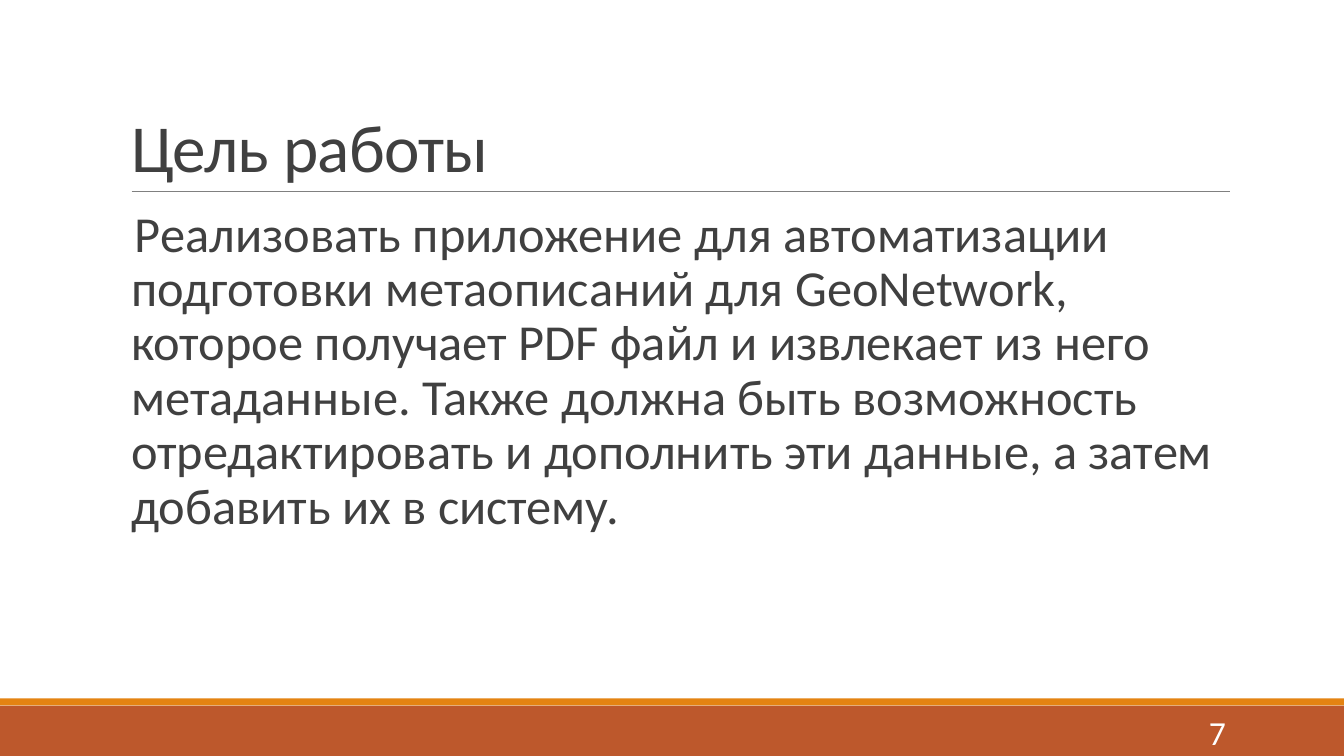
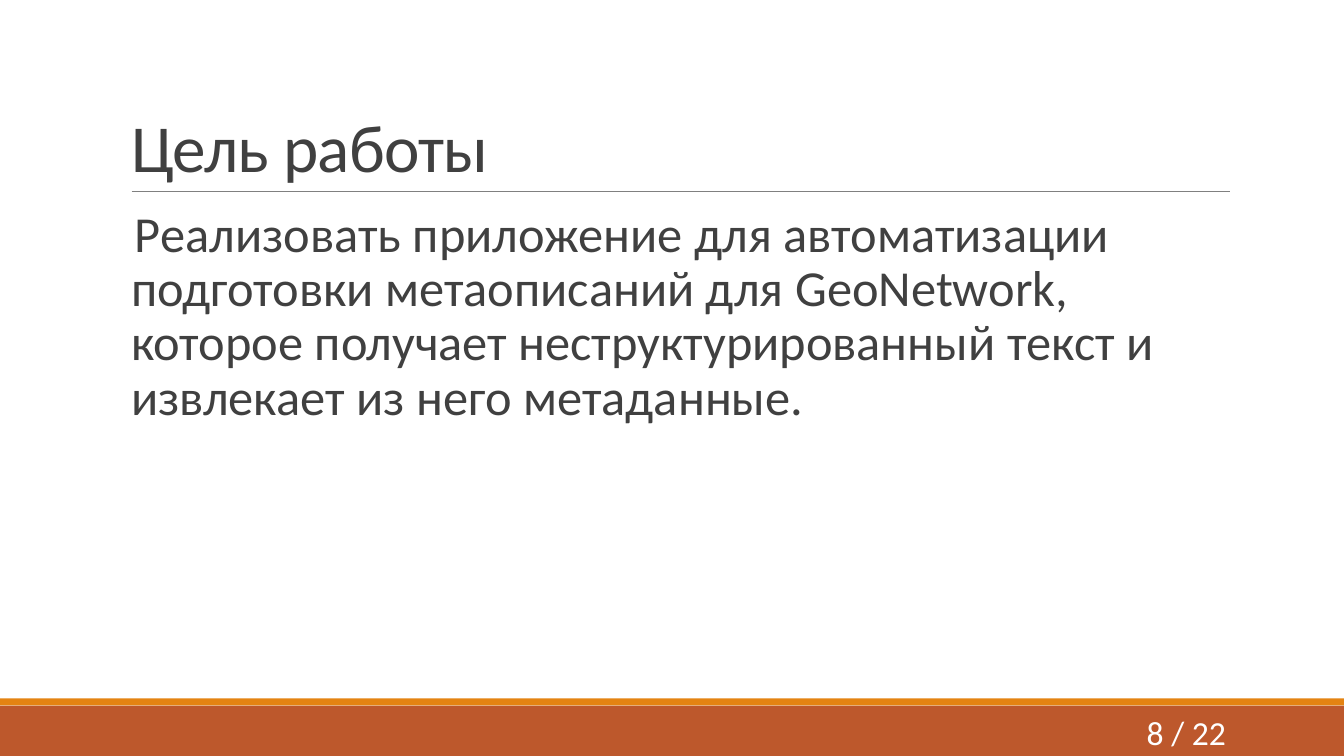
Before and after one commit to J-CITY/METADATA-EXTRACTOR, a slide deck: slide 8 of report.pptx (slide 7 before the commit). Drawn at 1344x756 pixels with LibreOffice and Linux fonts; fonts in the diff are those of the drawing. Boxes give left, top, right and bottom in pixels: in the first picture for what was removed or moved away, otherwise in the second. Text is boxed around its words. In the diff, an @@ line names an element or a change of style, - is before the commit and + after.

```diff
--- a/report.pptx
+++ b/report.pptx
@@ text at [131,219,1154,424]: text changed @@
-  Реализовать приложение для автоматизации подготовки метаописаний для GeoNetwork, которое получает PDF файл и извлекает из него метаданные. Также должна быть возможность отредактировать и дополнить эти данные, а затем добавить их в систему.
+  Реализовать приложение для автоматизации подготовки метаописаний для GeoNetwork, которое получает неструктурированный текст и извлекает из него метаданные.
@@ page number at [1147,722,1226,746]: text changed @@
-7
+8 / 22
```
Also in this commit, not shown: 9 other slides changed, 2 slides added, 1 slide removed.
